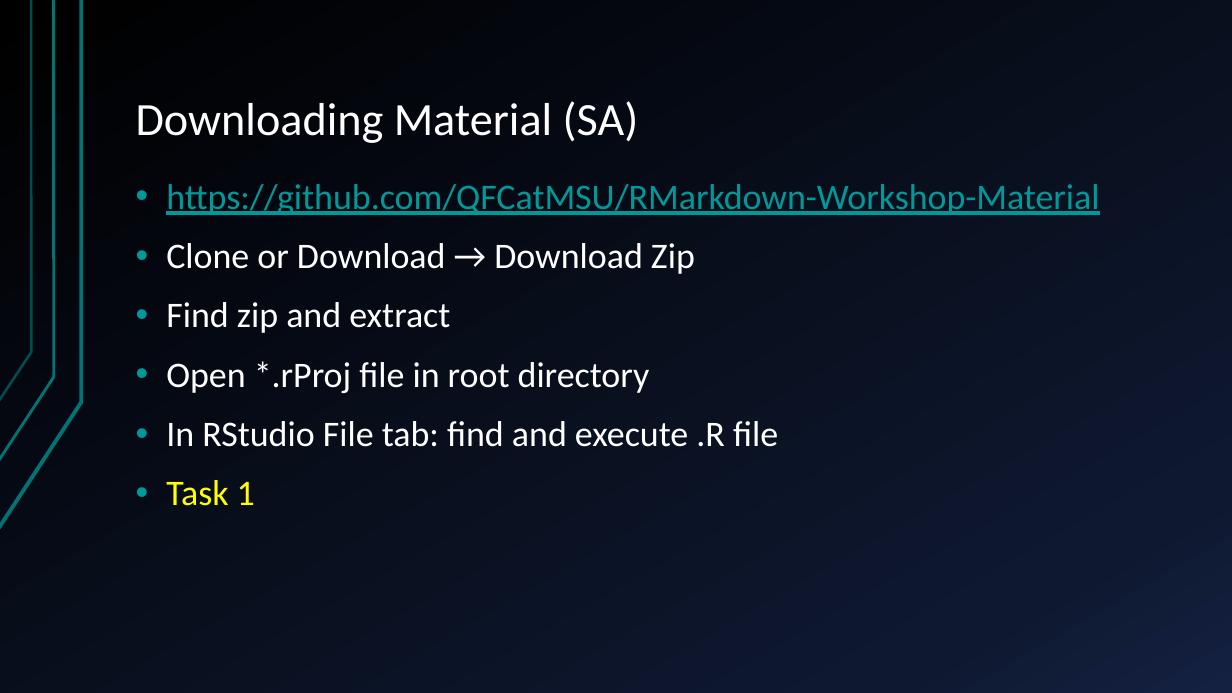
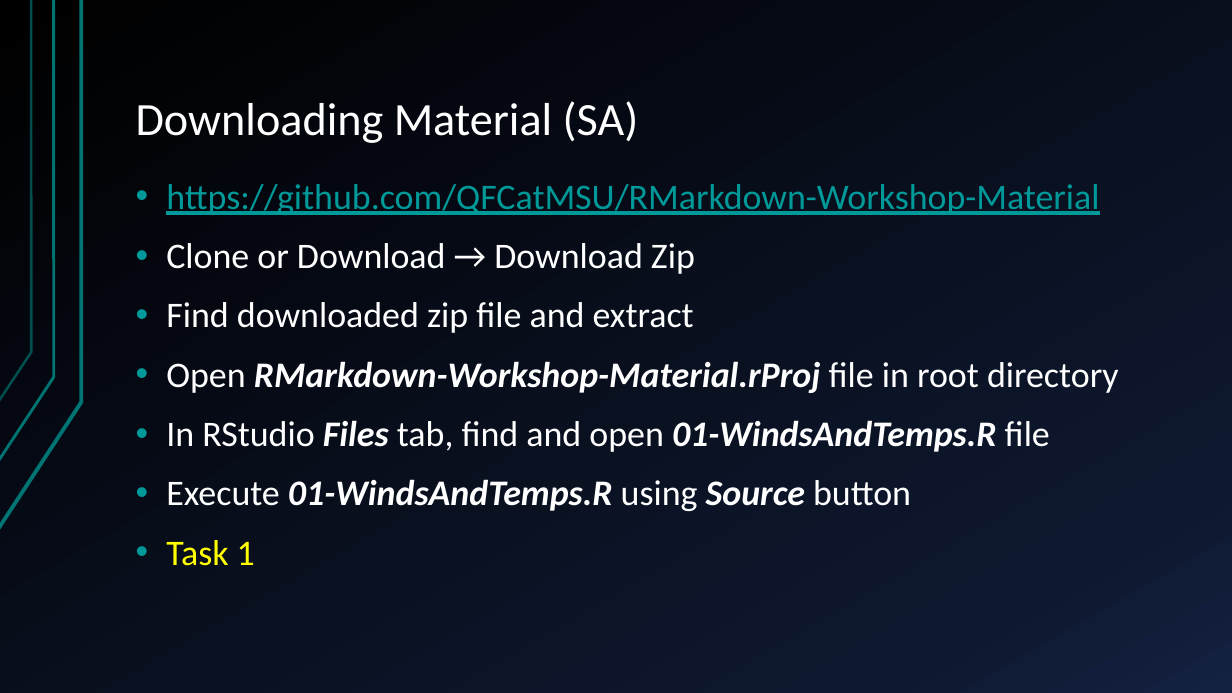
Before and after one commit to QFCatMSU/RMarkdown-Workshop-Material, a slide deck: slide 3 of docs/RMD-Presentation.pptx (slide 2 before the commit). Drawn at 1232x693 pixels with LibreOffice and Linux fonts; fonts in the diff are those of the drawing. Boxes give left, top, right and bottom in pixels: in the first picture for what was removed or moved away, otherwise in the second. Text is boxed around its words. In the diff, an @@ line names an element or a change of style, - is before the commit and + after.

```diff
--- a/docs/RMD-Presentation.pptx
+++ b/docs/RMD-Presentation.pptx
@@ text at box(166, 302, 1119, 511): text changed @@
-• Find zip and extract
-• Open *.rProj file in root directory
-• In RStudio File tab: find and execute .R file
+• Find downloaded zip file and extract
+• Open RMarkdown-Workshop-Material.rProj file in root directory
+• In RStudio Files tab, find and open 01-WindsAndTemps.R file
+• Execute 01-WindsAndTemps.R using Source button
```
Also in this commit, not shown: 15 other slides changed, 1 slide added, 6 other files.
